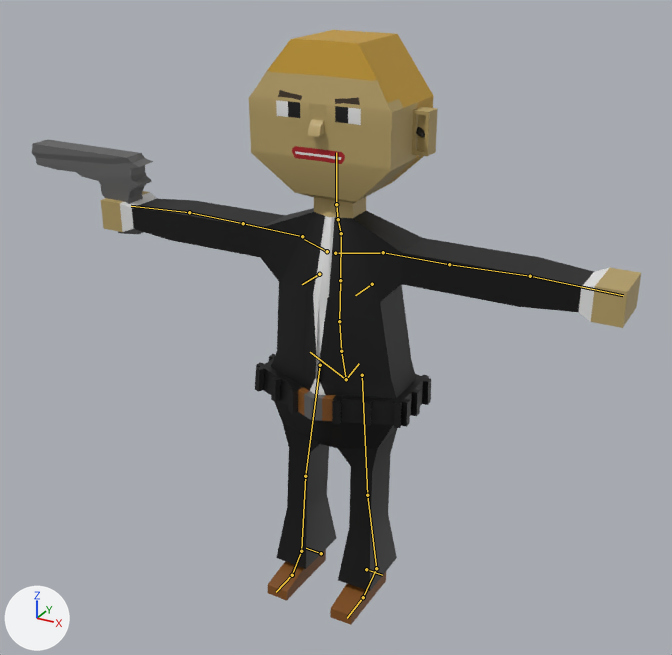
The Blender file CIA.blend: old version first, new version second.
Camera for both pictures: a camera (50 mm lens) standing at (2.41, -4.43, 4.07) and looking at (0.17, -0.36, 2.03). Every picture has the same lights, and +X, +Y and +Z are marked at lower left. The bones that bend it are drawn over the model as lines.
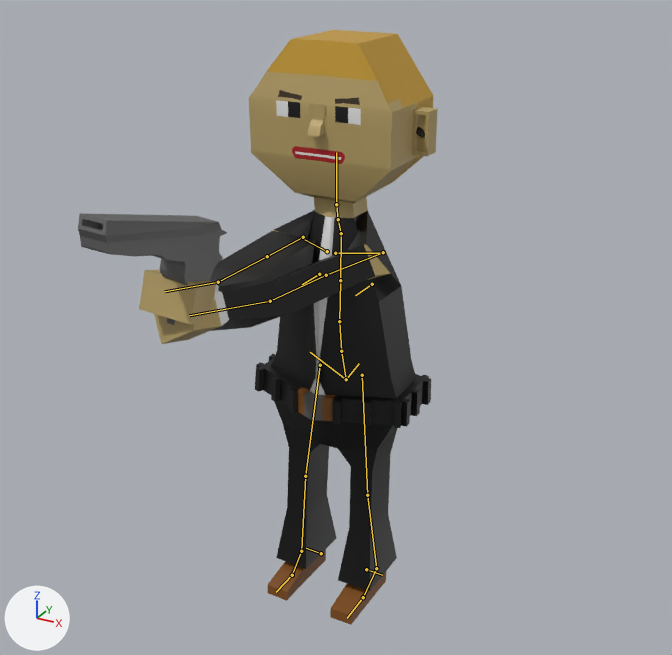
The newer file adds an action. The first version stands in its rest pose; the second is drawn at frame 2 of the action 'shoot'.

What differs and where, as boxes (x1, y1, x2, y2) in the pictures (672 x 655 px):
'Cube', posed (45% narrower): before (101, 30, 641, 625); after (139, 30, 438, 625)
'Plane', posed (23% wider, 19% taller): before (32, 140, 153, 234); after (78, 213, 227, 325)
bone 'upper_arm.L', root to tip: before (383, 252) to (449, 264); after (383, 252) to (326, 275)
bone 'hand.L', root to tip: before (530, 276) to (623, 295); after (270, 301) to (189, 315)
bone 'upper_arm.R', root to tip: before (302, 236) to (243, 223); after (303, 237) to (267, 256)
bone 'hand.R', root to tip: before (189, 212) to (131, 206); after (218, 282) to (165, 291)

What the commit changed:
Bone 'upper_arm.L' (bone_upper_arm_l) moves from (0.0, 0.0, 0.0) to (-0.003, 0.0, 0.004).
Bone 'upper_arm.L' (bone_upper_arm_l) turns from (0, 0, 0) to (105, -11, 32) degrees about its own x, y and z.
Bone 'hand.L' (bone_hand_l) moves from (0.0, 0.0, 0.0) to (0.003, 0.007, -0.002).
Bone 'hand.L' (bone_hand_l) turns from (0, 0, 0) to (-5, 5, 12) degrees about its own x, y and z.
Bone 'upper_arm.R' (bone_upper_arm_r) moves from (0.0, 0.0, 0.0) to (-0.003, 0.0, -0.004).
Bone 'upper_arm.R' (bone_upper_arm_r) turns from (0, 0, 0) to (91, 8, -7) degrees about its own x, y and z.
Bone 'hand.R' (bone_hand_r) moves from (0.0, 0.0, 0.0) to (0.002, -0.008, 0.0).
Bone 'hand.R' (bone_hand_r) turns from (0, 0, 0) to (0, -1, -18) degrees about its own x, y and z.
